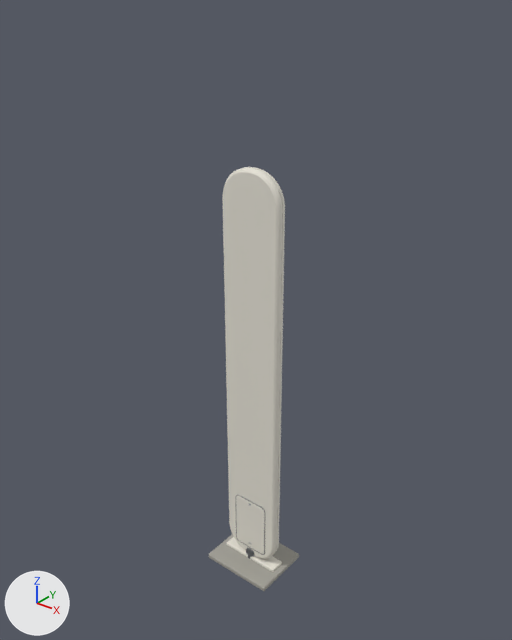
Renders of the glTF model public/models/eas-pedestal.glb from each side of a commit.
Camera for both pictures: a 50 mm camera at (2.93, -3.64, 4.58) aimed at (-0.03, 0.07, 2.28). Lighting does not change. The marker at lower left points along +X, +Y and +Z. The older version comes first. Vertices at exactly the same position are counted once.

The first picture shows 'EAS_Pedestal'.
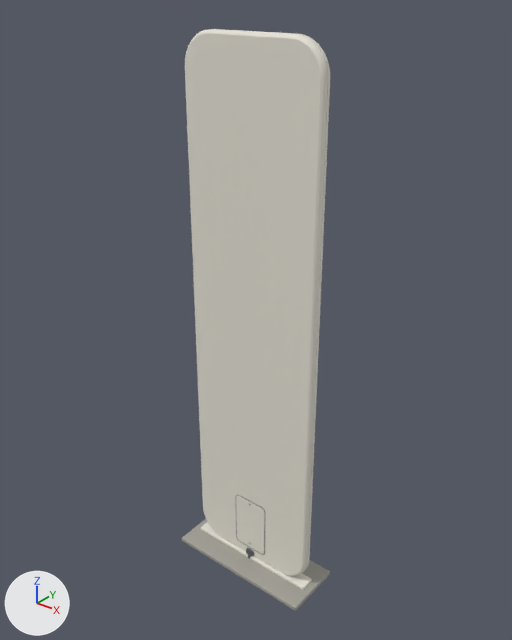
What differs and where, as boxes [x1, y1, x2, y2] in the pictures (512 x 640 px; the box of a moved part takes in the faces that stretch with it):
'EAS_Pedestal', reshaped (64% wider, 37% taller): before [209, 167, 299, 591]; after [182, 29, 330, 611]
part 1 of me_front_continuous_molded_shell, moved or reshaped: before [227, 537, 282, 572]; after [201, 522, 312, 590]
part 2 of me_front_continuous_molded_shell, moved or reshaped: before [209, 534, 299, 591]; after [182, 519, 330, 611]
part 3 of me_front_continuous_molded_shell, moved or reshaped: before [229, 522, 246, 551]; after [203, 508, 220, 536]
part 4 of me_front_continuous_molded_shell, moved or reshaped: before [222, 167, 252, 539]; after [185, 29, 210, 522]
part 5 of me_front_continuous_molded_shell, moved or reshaped: before [227, 187, 279, 559]; after [189, 52, 309, 576]
part 6 of me_front_continuous_molded_shell, moved or reshaped: before [227, 167, 285, 552]; after [189, 29, 330, 568]

What changed in the scene script:
```text
Change me_front_continuous_molded_shell:
    used by ob_eas_pedestal; location = (0.0, 0.0, 0.0)
    remove me_front_continuous_molded_shell.from_pydata(...)  # 1392 vertices, 2724 faces; spans x -0.31..0.31, y -0.25..0.25, z 0.0..3.43
    add me_front_continuous_molded_shell.from_pydata(...)  # 1392 vertices, 2724 faces; spans x -0.63..0.63, y -0.25..0.25, z 0.0..4.27
    me_front_continuous_molded_shell part 1: the loose piece of 96 vertices spanning x -0.26..0.26, y -0.06..0.06, z 0.05..0.08 is scaled about its middle by (2.22, 1, 1)
    me_front_continuous_molded_shell part 2: the loose piece of 96 vertices spanning x -0.31..0.31, y -0.25..0.25, z 0.02..0.06 is scaled about its middle by (2.05, 1, 1)
    me_front_continuous_molded_shell part 3: 90 of the vertices in x -0.25..-0.01, y -0.05..0.05, z 0.07..0.31 are moved by (-0.31, 0.0, 0.0)
    me_front_continuous_molded_shell part 4: all 90 vertices in x -0.25..-0.01, y -0.05..0.05, z 3.19..3.43 are moved by (-0.31, 0.0, 0.84)
    me_front_continuous_molded_shell part 5: 90 of the vertices in x 0.01..0.25, y -0.05..0.05, z 0.07..0.31 are moved by (0.31, 0.0, 0.0)
    me_front_continuous_molded_shell part 6: all 90 vertices in x 0.01..0.25, y -0.05..0.05, z 3.19..3.43 are moved by (0.31, 0.0, 0.84)
    other edits to the shape of me_front_continuous_molded_shell do not show in these pictures
```
